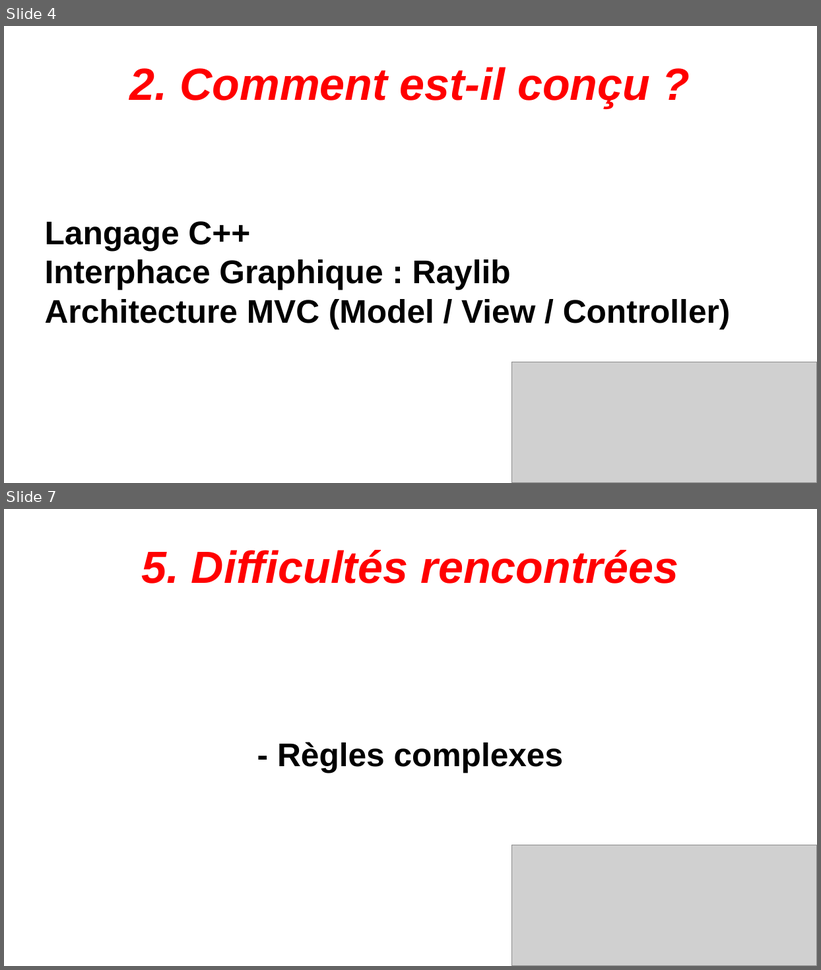
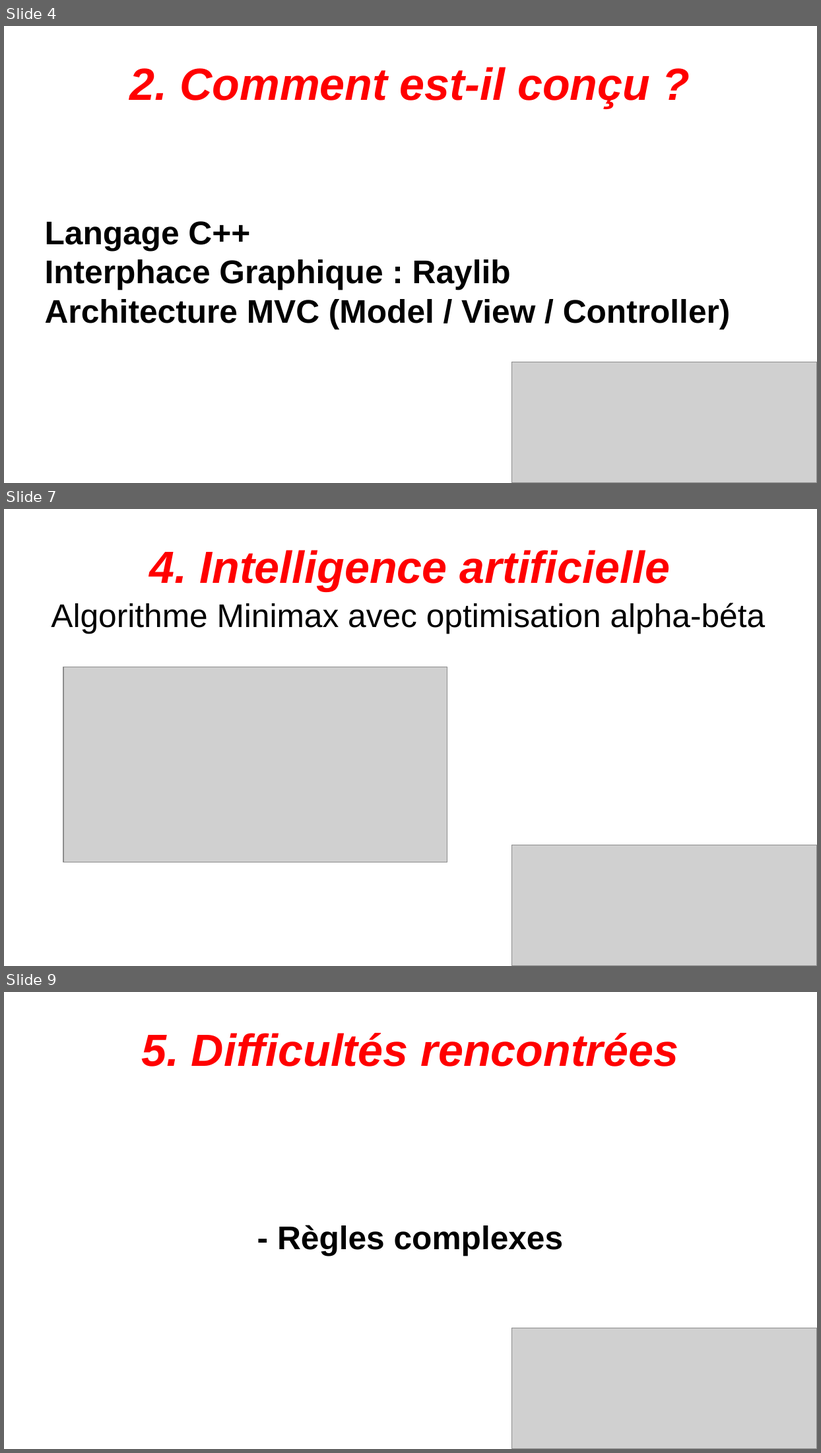
Before and after one commit to Noahrng/Projet_IA_Chess, a slide deck: diapo/projetIACHESS.odp. Shown one above the other, each under a label of ours: slides 4 and 7 before the commit, slides 4, 7 and 9 after it; the slides between them are not shown. The pictures are 821x970 and 821x1453 pixels, drawn with LibreOffice and Linux fonts; fonts in the diff are those of the drawing; grey boxes stand for pictures. Boxes give left, top, right and bottom in pixels: in the first picture for what was removed or moved away, otherwise in the second. Text is boxed around its words. In the diff, an @@ line names an element or a change of style, - is before the commit and + after.

```diff
--- a/diapo/projetIACHESS.odp
+++ b/diapo/projetIACHESS.odp
@@ slide 7 added at <box>4,509,817,966</box>, background #FFFFFF @@
@@ title added at <box>150,550,670,591</box>, 44 pt, text #FF0000, bold, italic @@
+4. Intelligence artificielle
@@ subtitle added at <box>51,603,766,634</box>, 32 pt, text #000000 @@
+Algorithme Minimax avec optimisation alpha-béta
@@ picture added at <box>64,667,448,863</box> @@
@@ picture added at <box>512,846,817,966</box> @@
@@ what was slide 7 is now slide 9 @@
```
Also in this commit, not shown: 2 slides changed, 2 other slides added, 1 other file.
